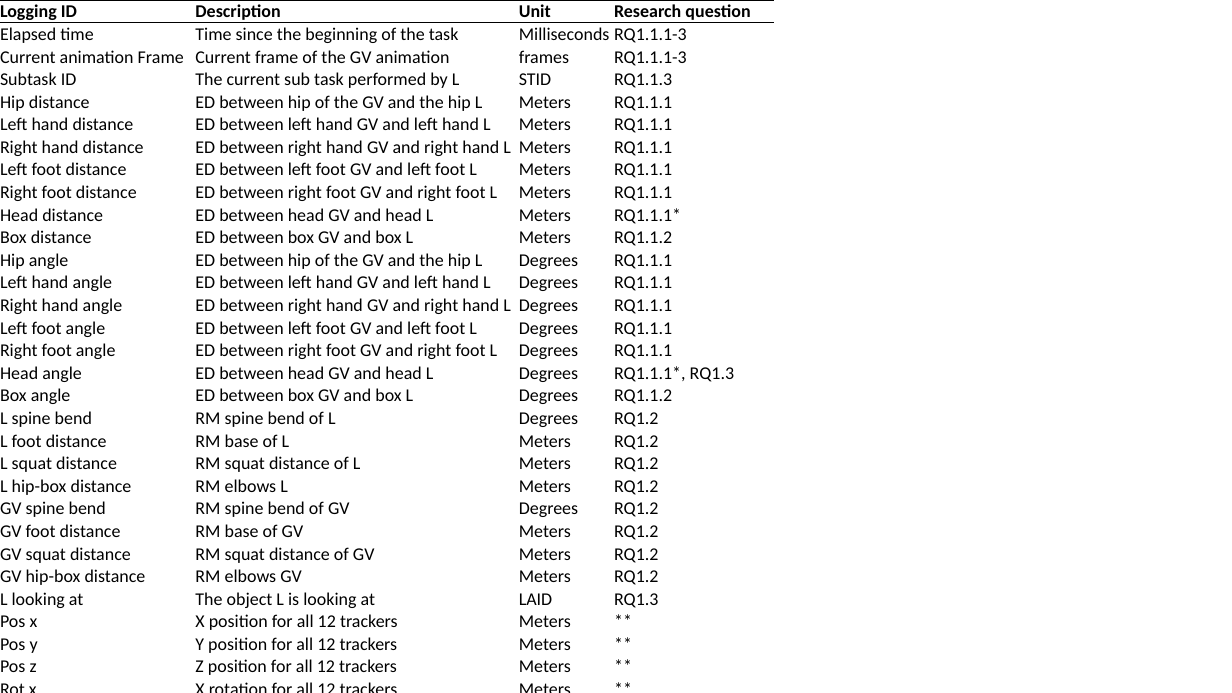
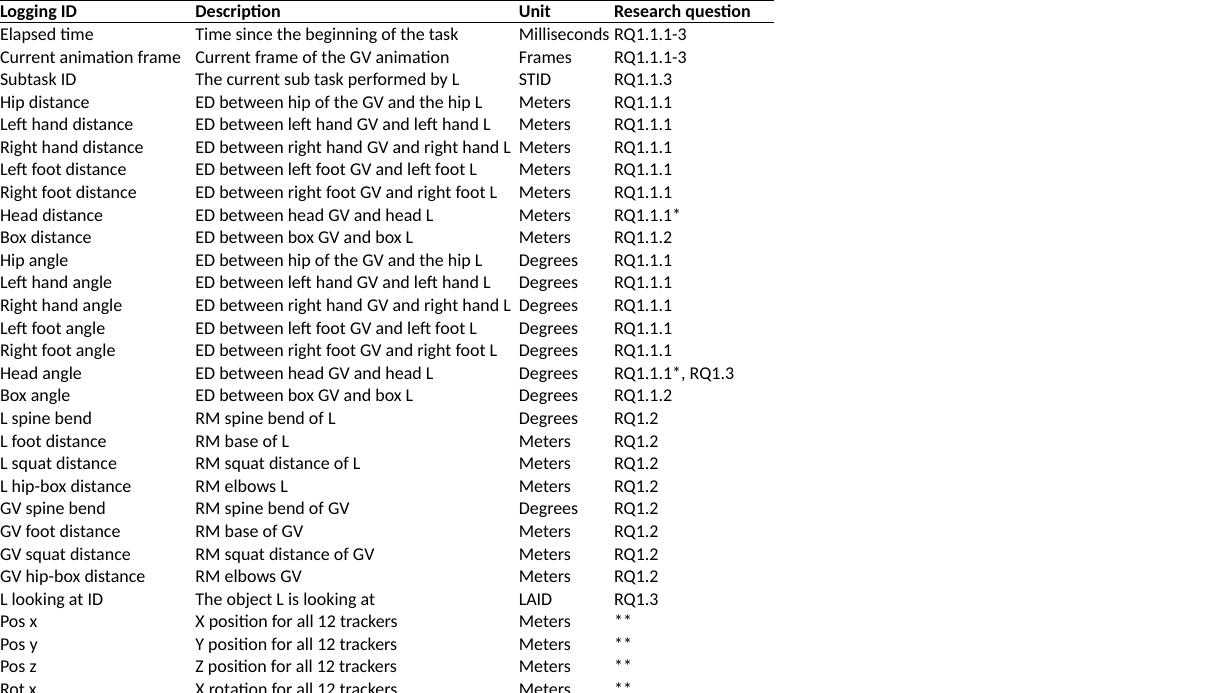
Before and after one commit to stefanfeyer/masters__thesis, a slide deck: slide 3 of figures/thesis_renderer.pptx. Drawn at 1232x693 pixels with LibreOffice and Linux fonts; fonts in the diff are those of the drawing. Boxes give left, top, right and bottom in pixels: in the first picture for what was removed or moved away, otherwise in the second. Text is boxed around its words. In the diff, an @@ line names an element or a change of style, - is before the commit and + after.

```diff
--- a/figures/thesis_renderer.pptx
+++ b/figures/thesis_renderer.pptx
@@ table at (x1=0, y1=0, x2=774, y2=693) @@
-row 3, column 1: Current animation Frame
+row 3, column 1: Current animation frame
-row 3, column 3: frames
+row 3, column 3: Frames
-row 27, column 1: L looking at
+row 27, column 1: L looking at ID
```
Also in this commit, not shown: 9 other slides changed, 5 slides added, 44 other files.
